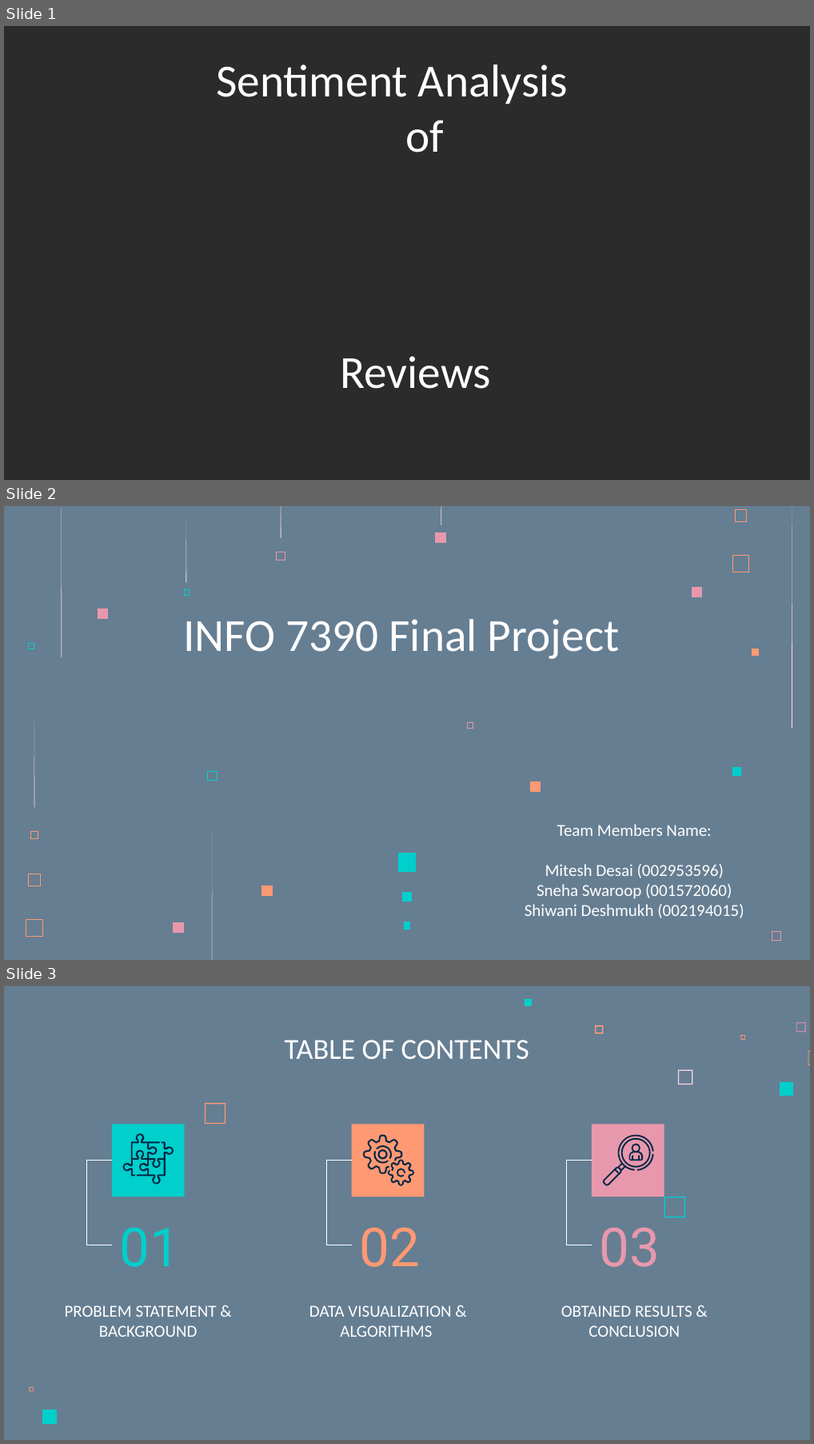
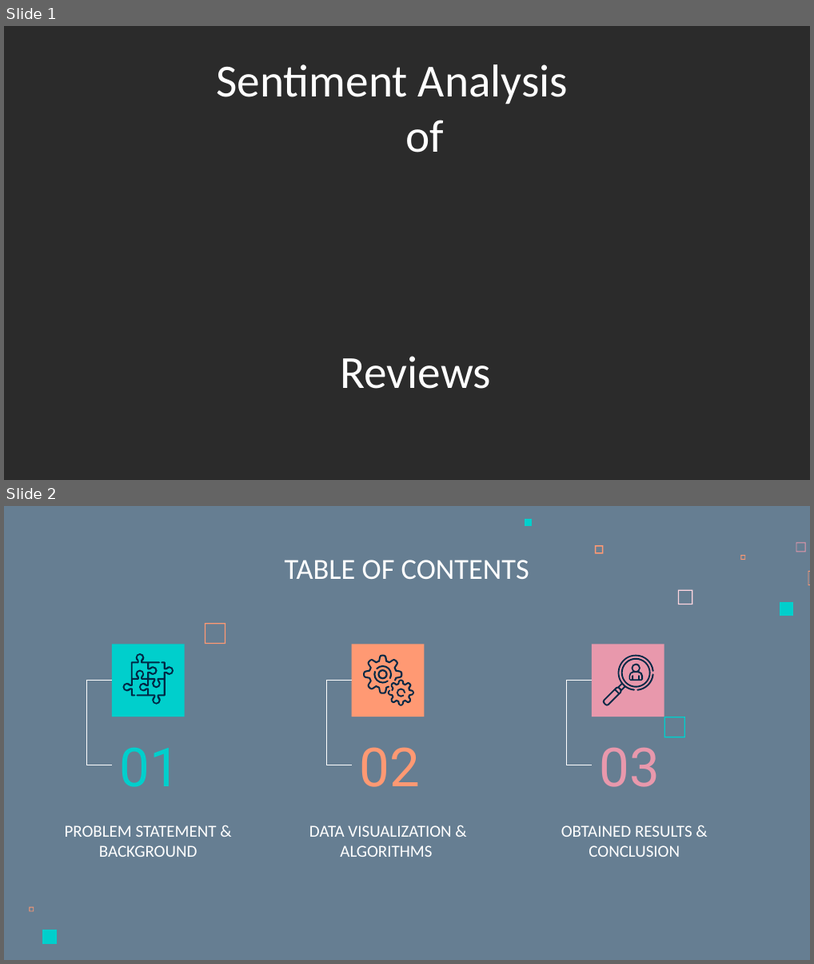
Before and after one commit to 002953596MiteshDesai/IMDB-movie-sentimental-analysis, a slide deck: INFO7390_Final_Project_Team25.pptx. Shown one above the other, each under a label of ours: slides 1, 2 and 3 before the commit, slides 1 and 2 after it. The pictures are 814x1444 and 814x964 pixels, drawn with LibreOffice and Linux fonts; fonts in the diff are those of the drawing; background and template pictures are left out; a plain dark background stands for a picture behind light text. Boxes give left, top, right and bottom in pixels: in the first picture for what was removed or moved away, otherwise in the second. Text is boxed around its words. In the diff, an @@ line names an element or a change of style, - is before the commit and + after.

Commit message:
Commit 4

```diff
--- a/INFO7390_Final_Project_Team25.pptx
+++ b/INFO7390_Final_Project_Team25.pptx
@@ slide 2 removed at bbox=[4, 506, 810, 960], background #667E92 @@
@@ freeform shape removed at bbox=[62, 508, 62, 656] @@
@@ freeform shape removed at bbox=[186, 521, 187, 583] @@
@@ freeform shape removed at bbox=[281, 506, 282, 538] @@
@@ freeform shape removed at bbox=[441, 506, 442, 525] @@
@@ freeform shape removed at bbox=[735, 510, 747, 522] @@
@@ freeform shape removed at bbox=[792, 506, 793, 728] @@
@@ freeform shape removed at bbox=[277, 551, 286, 560] @@
@@ freeform shape removed at bbox=[435, 532, 446, 543] @@
@@ freeform shape removed at bbox=[733, 555, 750, 572] @@
@@ freeform shape removed at bbox=[184, 590, 189, 595] @@
@@ freeform shape removed at bbox=[692, 587, 702, 597] @@
@@ freeform shape removed at bbox=[98, 608, 108, 619] @@
@@ text removed at bbox=[183, 619, 620, 659] @@
-INFO 7390 Final Project
@@ freeform shape removed at bbox=[28, 643, 33, 648] @@
@@ freeform shape removed at bbox=[752, 648, 759, 656] @@
@@ group removed at bbox=[26, 718, 42, 936]: 4 freeform shapes @@
@@ freeform shape removed at bbox=[468, 722, 473, 727] @@
@@ freeform shape removed at bbox=[733, 767, 742, 776] @@
@@ freeform shape removed at bbox=[207, 771, 216, 780] @@
@@ freeform shape removed at bbox=[530, 781, 541, 792] @@
@@ freeform shape removed at bbox=[212, 832, 213, 960] @@
@@ text removed at bbox=[525, 824, 744, 918] @@
-Team Members Name:
-Mitesh Desai (002953596)
-Sneha Swaroop (001572060)
-Shiwani Deshmukh (002194015)
@@ freeform shape removed at bbox=[398, 852, 416, 872] @@
@@ freeform shape removed at bbox=[262, 885, 273, 896] @@
@@ freeform shape removed at bbox=[402, 892, 411, 902] @@
@@ freeform shape removed at bbox=[174, 922, 184, 932] @@
@@ freeform shape removed at bbox=[404, 921, 411, 929] @@
@@ freeform shape removed at bbox=[773, 931, 782, 940] @@
@@ what was slide 3 is now slide 2 @@
```
